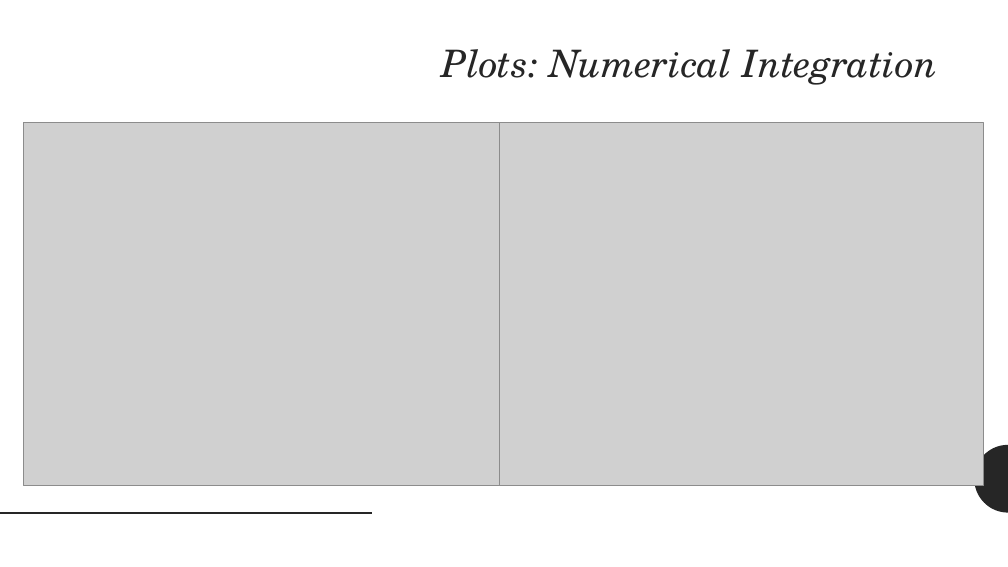
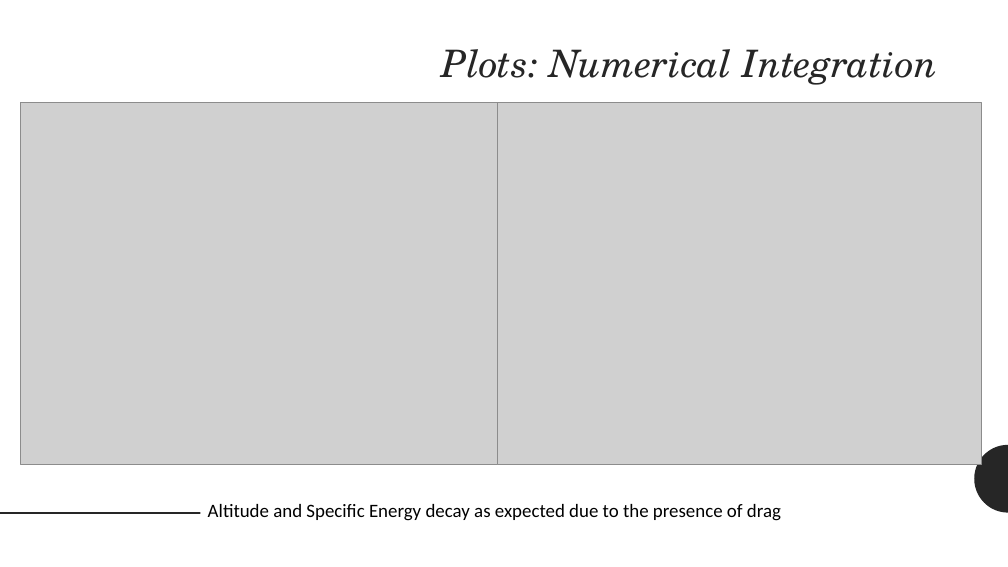
Before and after one commit to gankoji/ame557-proj2, a slide deck: slide 6 of Presentation_Slides/AME 557 Project 2 Outline.pptx. Drawn at 1008x567 pixels with LibreOffice and Linux fonts; fonts in the diff are those of the drawing; grey boxes stand for pictures. Boxes give left, top, right and bottom in pixels: in the first picture for what was removed or moved away, otherwise in the second. Text is boxed around its words. In the diff, an @@ line names an element or a change of style, - is before the commit and + after.

```diff
--- a/Presentation_Slides/AME 557 Project 2 Outline.pptx
+++ b/Presentation_Slides/AME 557 Project 2 Outline.pptx
@@ picture: place and size @@
-picture at box(23, 123, 507, 485)
+picture at box(21, 102, 505, 465)
@@ picture: place and size @@
-picture at box(500, 123, 984, 485)
+picture at box(498, 102, 982, 465)
@@ text added at box(208, 504, 781, 521), 18 pt, text #000000 @@
+Altitude and Specific Energy decay as expected due to the presence of drag
```
Also in this commit, not shown: 4 other slides changed, 1 slide added, 2 slides removed, 1 other file.
